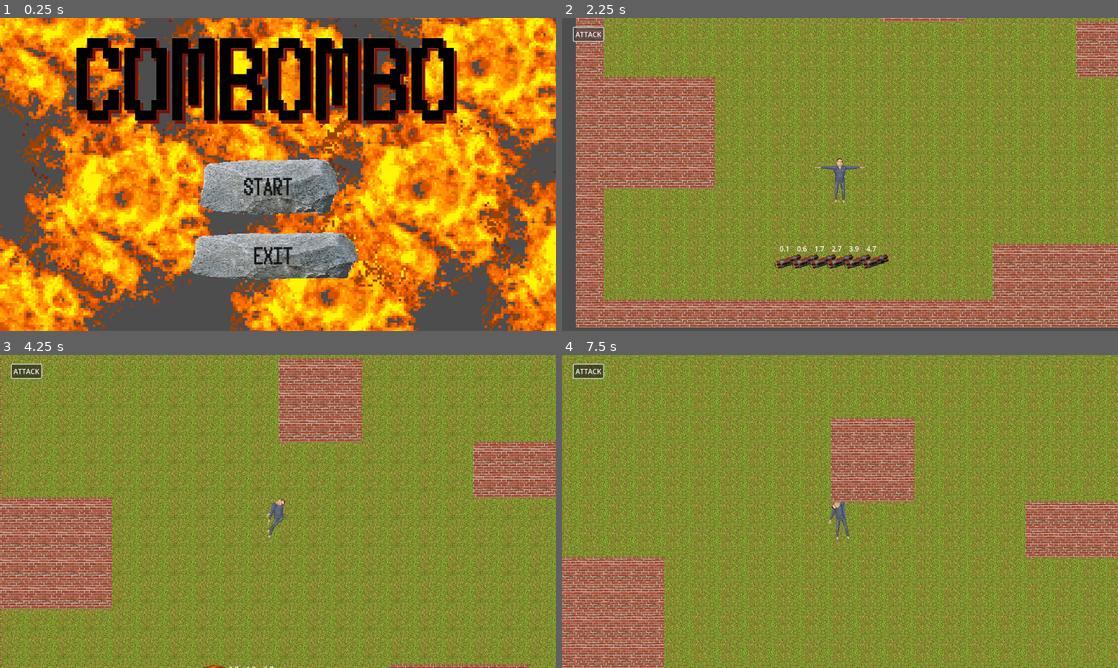
Above: before the commit, frames 1-4 (two rows, left to right).
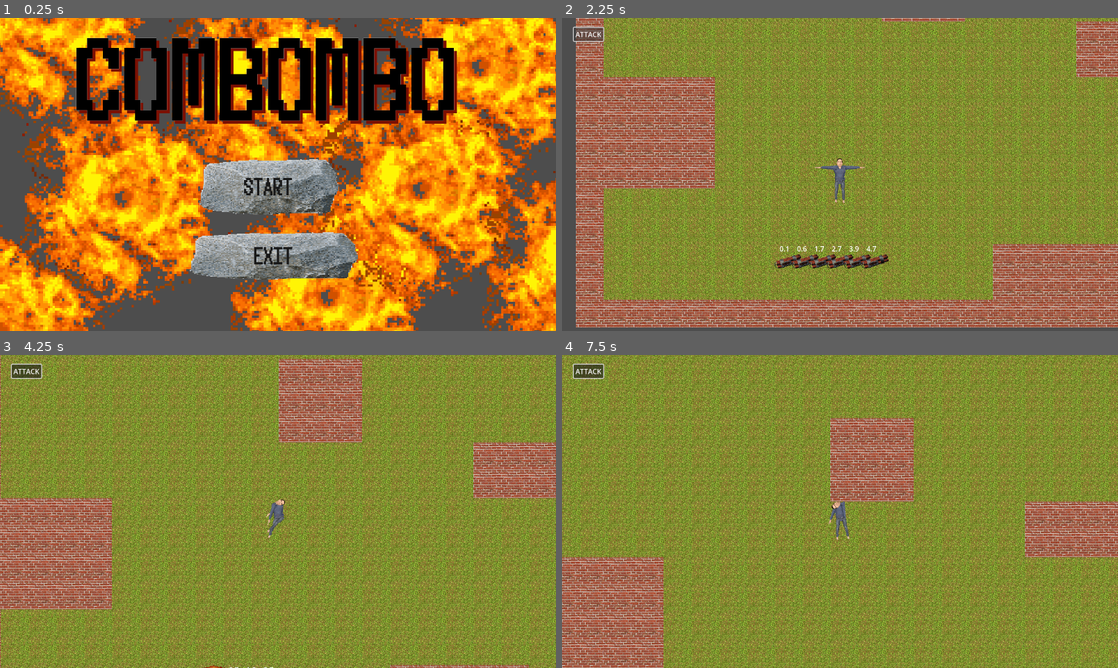
Above: after the commit, the same moments.

Repository: MaxWesterlund/Combombo
Game: Godot game, scene res://Scenes/Menus/Menu.tscn
The game is run twice, just before and just after one commit, with the same random seed, the same clock (stepped at 60 frames per second) and the same inputs.
Inputs (mouse positions are in pixels of both pictures, inside the frame that each line leads up to):
- Up to frame 1 (0.25 s): no input
- Up to frame 2 (2.25 s): click (828, 187) at 0.5 s; click (689, 124) at 1.27 s; click "ATTACK" at 2 s
- Up to frame 3 (4.25 s): move the mouse to (205, 630) at 2.77 s; press the mouse at (205, 630) at 2.78 s; hold D (move_right) 2.78-3.53 s; move the mouse to (227, 658) at 3.52 s; release the mouse at (227, 658) at 3.53 s; hold S (move_down) from 3.53 s (still down); tap Mouse wheel up (zoom_in) at 3.6 s; click (227, 658) at 3.67 s
- Up to frame 4 (7.5 s): move the mouse to (895, 442) at 4.27 s; release S (move_down) at 4.28 s; hold D (move_right) 4.28-5.03 s; tap Mouse wheel down (zoom_out) at 4.35, 6.6 s; tap Enter at 5 s; move the mouse to (812, 574) at 5.02 s; hold W (move_up) 5.03-5.78 s; click (812, 574) at 5.1 s; tap Space at 5.75 s; move the mouse to (1006, 558) at 5.77 s; hold A (move_left) 5.78-7.28 s; tap Mouse wheel up (zoom_in) at 5.85 s; move the mouse to (673, 464) at 6.52 s; move the mouse to (867, 511) at 7.27 s; press the mouse at (867, 511) at 7.28 s; hold S (move_down) from 7.28 s (still down)

Frames 1-2 are identical in both runs. In frame 3, 42% of the frame differs, in the area x 0-100%, y 0-100%; in frame 4, 38%.

Commit message:
.

Diff:
--- a/Scenes/player.gd
+++ b/Scenes/player.gd
@@ -7,7 +7,7 @@
 
 var bombs_exploded = 0
 var all_bombs_exploded = false
-var has_won = false
+var game_over_or_won = false
 
 var elapsed_time = 0.0
 
@@ -21,11 +21,16 @@
 	elapsed_time += delta
 	Globals.player_position = position
 
-	if not has_won and all_bombs_exploded and linear_velocity.length() <= 0.1 and abs(angular_velocity) <= 0.01 and Globals.parts_of_player_in_goal > 0:
-		linear_velocity = Vector2.ZERO
-		angular_velocity = 0
-		has_won = true
-		Events.player_won.emit(elapsed_time - bombing_started_time)
+	if not game_over_or_won:
+		var still: bool = linear_velocity.length() <= 0.1 and abs(angular_velocity) <= 0.01
+		if still and all_bombs_exploded:
+			linear_velocity = Vector2.ZERO
+			angular_velocity = 0
+			game_over_or_won = true
+			if Globals.parts_of_player_in_goal > 0:
+				Events.player_won.emit(elapsed_time - bombing_started_time)
+			else:
+				Events.player_not_won.emit(elapsed_time - bombing_started_time)
 
 func on_attack():
 	bombing_started_time = elapsed_time
--- a/Scripts/events.gd
+++ b/Scripts/events.gd
@@ -9,3 +9,4 @@
 signal all_bombs_exploded_and_finished
 signal player_entered_goal
 signal player_won(bombing_time: float)
+signal player_not_won(bombing_time: float)
--- a/project.godot
+++ b/project.godot
@@ -73,7 +73,7 @@
 
 [physics]
 
-2d/default_linear_damp=9.105
+2d/default_linear_damp=9.1
 2d/default_angular_damp=5.0
 
 [rendering]
Not shown: 1 places in Scenes/main.tscn that only renumber resources
